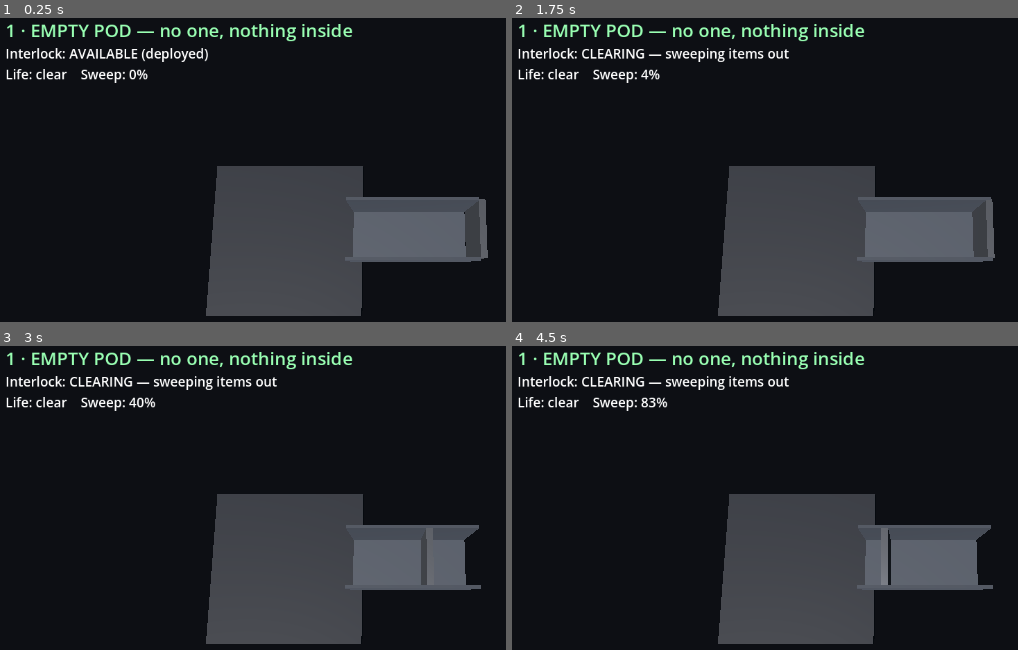
Above: before the commit, frames 1-4 (two rows, left to right).
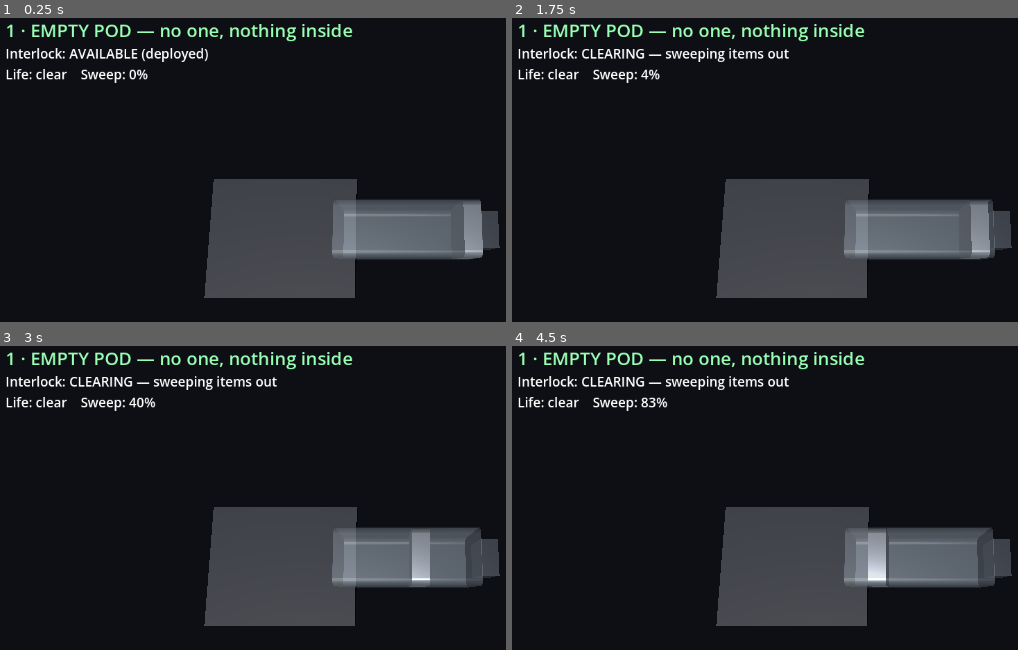
Above: after the commit, the same moments.

Repository: StrayEddy/HiveCell
Game: Godot game, scene res://physics_demo.tscn
Two runs of this game, one before a commit and one after it. Both use one fixed random seed, a clock stepped at 60 frames per second and the inputs below.
Inputs:
- Up to frame 1 (0.25 s): no input
- Up to frame 2 (1.75 s): tap Enter at 0.5 s; tap Space at 0.77, 1.25, 1.52 s
- Up to frame 3 (3 s): no input
- Up to frame 4 (4.5 s): tap Space at 3.02, 3.77 s

The runs differ from the first frame. In frame 1, 6.2% of the frame differs, in the area x 40-99%, y 48-99%; in frame 2, 6.3%; in frame 3, 6.7%; in frame 4, 6.8%.

Commit message:
Physics demo: use the real CAD meshes instead of primitive stand-ins
The demo now renders and collides against the actual FreeCAD-exported
geometry (CapsuleShell + Piston) — the same meshes the digital twin uses —
so it is to scale and shape-accurate:

- Shell: StaticBody3D with concave (trimesh) collision from CapsuleShell.obj,
  drawn semi-transparent so the interior reads from the top-down camera.
- Piston: AnimatableBody3D with convex-hull collision from Piston.obj,
  retracting -X by `stroke` (from the manifest) exactly like the twin.
- Bore dimensions (floor, width, mouth, cavity extent) derived from the
  shell mesh AABB, so this stays in sync if the CAD is re-exported.
- Items scatter across the real ~1m bore; ejection verified 10/10 for the
  "lots" scenario, person-inside holds the piston at 0%, intrusion reverses
  at 45%. Interlock self-test still green.

Co-Authored-By: Claude Opus 4.8 <noreply@anthropic.com>

Diff:
--- a/godot/physics_demo.gd
+++ b/godot/physics_demo.gd
@@ -1,36 +1,41 @@
 extends Node3D
-## HiveCell physics scenario show.
-## The SAME safety logic as the twin (safety_interlock.gd) drives a real physics
-## sweep: an AnimatableBody3D piston pushes RigidBody3D contents out the mouth --
-## but ONLY when life-detection proves the pod empty. Plays through a set of
-## scenarios on loop so you can watch the interlock behave when you run the scene.
+## HiveCell physics scenario show (CAD-accurate).
+## Renders and collides against the ACTUAL FreeCAD-exported meshes
+## (models/CapsuleShell.obj, Piston.obj) — the same geometry the digital twin
+## uses — driven by the same safety_interlock. The piston plug physically sweeps
+## loose RigidBody items out the mouth, but ONLY when life-detection proves the
+## pod empty; a living thing present => no motion.
 ##
-## Coordinate frame (meters, Y up): the mouth (public opening) is at x = 0; the
-## cavity runs +X into the wall to x = CAVITY_LEN. Deployed piston sits deep;
-## clearing advances it toward x = 0, sweeping anything loose out the mouth where
-## it drops onto the exterior floor. A living thing present => piston never moves.
-
-const CAVITY_LEN := 2.0
-const BORE_W := 0.9        ## cavity width  (Z)
-const BORE_H := 0.9        ## cavity height (Y)
-const PLATE_TH := 0.1      ## piston plate thickness (X)
+## Frame (from the exported meshes, meters, Y-up): the bore runs along X, mouth
+## (public opening) at the shell's min-x (= 0); the cavity extends +X to the
+## deployed piston face; the piston retracts -X by `stroke` to sit flush at the
+## mouth. Gravity settles items on the bore's inner floor; ejected items drop
+## onto an exterior floor just outside the mouth. Bore dims are read from the
+## shell mesh AABB, so this stays in sync if the CAD changes and is re-exported.
+
+const MODELS := "res://models/"
 
 var il := SafetyInterlock.new()
 
+var stroke := 2.2          ## piston travel, from manifest
+var floor_y := -0.5        ## inner-bore floor Y, from the shell mesh
+var half_w := 0.4          ## usable half-width (Z) inside the bore
+var mouth_x := 0.0         ## public opening, shell min-x
+var cavity_x0 := 0.15      ## just inside the mouth
+var cavity_x1 := 2.0       ## just in front of the deployed piston face
+
 var piston: AnimatableBody3D
-var spawned: Array[Node] = []      ## contents + person, cleared between scenarios
+var spawned: Array[Node] = []
 var person: Node3D = null
 var title_label: Label
 var status_label: Label
 
-## title, number of loose items, someone inside, and whether someone intrudes
-## mid-sweep. Order matches the request + one bonus safety case at the end.
 var scenarios := [
-	{"title": "1 · EMPTY POD — no one, nothing inside", "things": 0, "person": false, "intrude": false},
-	{"title": "2 · ONE ITEM LEFT — no one inside",       "things": 1, "person": false, "intrude": false},
-	{"title": "3 · LOTS OF STUFF — no one inside",        "things": 7, "person": false, "intrude": false},
-	{"title": "4 · SOMEONE INSIDE — motion LOCKED",       "things": 0, "person": true,  "intrude": false},
-	{"title": "5 · INTRUSION MID-SWEEP — stop & reverse", "things": 2, "person": false, "intrude": true},
+	{"title": "1 · EMPTY POD — no one, nothing inside", "things": 0,  "person": false, "intrude": false},
+	{"title": "2 · ONE ITEM LEFT — no one inside",       "things": 1,  "person": false, "intrude": false},
+	{"title": "3 · LOTS OF STUFF — no one inside",        "things": 10, "person": false, "intrude": false},
+	{"title": "4 · SOMEONE INSIDE — motion LOCKED",       "things": 0,  "person": true,  "intrude": false},
+	{"title": "5 · INTRUSION MID-SWEEP — stop & reverse", "things": 2,  "person": false, "intrude": true},
 ]
 var scn := -1
 var scn_time := 0.0
@@ -40,6 +45,7 @@
 
 func _ready() -> void:
 	randomize()   # different item layout every run
+	_load_manifest()
 	il.demo_seconds = 3.5
 	il.hold_seconds = 1.0
 	il.life_check_seconds = 0.6
@@ -47,12 +53,24 @@
 	_start_scenario(0)
 
 
-# --- world -------------------------------------------------------------------
-func _mat(c: Color, rough := 0.7, metal := 0.0) -> StandardMaterial3D:
+func _load_manifest() -> void:
+	var f := FileAccess.open(MODELS + "hivecell.json", FileAccess.READ)
+	if f == null:
+		return
+	var d = JSON.parse_string(f.get_as_text())
+	if d is Dictionary:
+		stroke = float(d.get("stroke_m", stroke))
+
+
+# --- helpers -----------------------------------------------------------------
+func _mat(c: Color, rough := 0.7, metal := 0.0, alpha := 1.0) -> StandardMaterial3D:
 	var m := StandardMaterial3D.new()
-	m.albedo_color = c
+	m.albedo_color = Color(c.r, c.g, c.b, alpha)
 	m.roughness = rough
 	m.metallic = metal
+	if alpha < 1.0:
+		m.transparency = BaseMaterial3D.TRANSPARENCY_ALPHA
+		m.cull_mode = BaseMaterial3D.CULL_DISABLED
 	return m
 
 
@@ -77,31 +95,56 @@
 	add_child(body)
 
 
+# --- world (real CAD meshes) -------------------------------------------------
 func _build_world() -> void:
-	# Cavity floor + side walls (open at the mouth, x = 0, and at the top).
-	_static_box(Vector3(CAVITY_LEN, 0.1, BORE_W), Vector3(CAVITY_LEN * 0.5, -0.05, 0.0),
-		_mat(Color(0.32, 0.34, 0.38)))
-	_static_box(Vector3(CAVITY_LEN, BORE_H, 0.05), Vector3(CAVITY_LEN * 0.5, BORE_H * 0.5, BORE_W * 0.5),
-		_mat(Color(0.28, 0.30, 0.34)))
-	_static_box(Vector3(CAVITY_LEN, BORE_H, 0.05), Vector3(CAVITY_LEN * 0.5, BORE_H * 0.5, -BORE_W * 0.5),
-		_mat(Color(0.28, 0.30, 0.34)))
-	# Exterior floor just below the mouth so ejected items drop out and tumble.
-	_static_box(Vector3(3.0, 0.2, 3.0), Vector3(-1.4, -0.7, 0.0), _mat(Color(0.18, 0.19, 0.22)))
-
-	# Piston plate: kinematic, pushes RigidBodies. sync_to_physics is on by default.
+	var shell_mesh: Mesh = load(MODELS + "CapsuleShell.obj")
+	var aabb := shell_mesh.get_aabb()
+	var wall := 0.012          # ~6mm sleeve, both surfaces
+	mouth_x = aabb.position.x
+	floor_y = aabb.position.y + wall
+	half_w = aabb.size.z * 0.5 - wall
+	cavity_x0 = mouth_x + 0.2
+	cavity_x1 = stroke - 0.25  # keep items in front of the deployed piston face
+
+	# Shell: static body, concave (trimesh) collision from the real mesh, drawn
+	# semi-transparent so the interior reads from the near top-down camera.
+	var shell_body := StaticBody3D.new()
+	var smi := MeshInstance3D.new()
+	smi.mesh = shell_mesh
+	smi.material_override = _mat(Color(0.70, 0.75, 0.80), 0.35, 0.6, 0.20)
+	shell_body.add_child(smi)
+	var scs := CollisionShape3D.new()
+	scs.shape = shell_mesh.create_trimesh_shape()
+	shell_body.add_child(scs)
+	add_child(shell_body)
+
+	# Chain magazine: decorative only (behind the shell).
+	var mag := MeshInstance3D.new()
+	mag.mesh = load(MODELS + "ChainMagazine.obj")
+	mag.material_override = _mat(Color(0.30, 0.32, 0.36), 0.5, 0.8)
+	add_child(mag)
+
+	# Piston: animatable body, real mesh + convex hull collision (the plug is
+	# convex). sync_to_physics is on by default, so it pushes RigidBodies.
+	var piston_mesh: Mesh = load(MODELS + "Piston.obj")
 	piston = AnimatableBody3D.new()
+	var pmi := MeshInstance3D.new()
+	pmi.mesh = piston_mesh
+	pmi.material_override = _mat(Color(0.85, 0.87, 0.92), 0.3, 0.9)
+	piston.add_child(pmi)
 	var pcs := CollisionShape3D.new()
-	var pshape := BoxShape3D.new()
-	pshape.size = Vector3(PLATE_TH, BORE_H - 0.02, BORE_W - 0.02)
-	pcs.shape = pshape
+	pcs.shape = piston_mesh.create_convex_shape()
 	piston.add_child(pcs)
-	piston.add_child(_box_mesh_inst(pshape.size, _mat(Color(0.85, 0.87, 0.92), 0.3, 0.9)))
 	add_child(piston)
 	_place_piston()
 
+	# Exterior floor just outside/below the mouth to catch ejected items.
+	_static_box(Vector3(3.2, 0.2, 2.6), Vector3(mouth_x - 1.4, floor_y - 0.5, 0.0),
+		_mat(Color(0.16, 0.17, 0.20)))
+
 	# Lights + environment.
 	var sun := DirectionalLight3D.new()
-	sun.rotation_degrees = Vector3(-52, -38, 0)
+	sun.rotation_degrees = Vector3(-62, -28, 0)
 	sun.light_energy = 1.25
 	add_child(sun)
 	var world := WorldEnvironment.new()
@@ -110,19 +153,16 @@
 	env.background_color = Color(0.05, 0.06, 0.08)
 	env.ambient_light_source = Environment.AMBIENT_SOURCE_COLOR
 	env.ambient_light_color = Color(0.42, 0.47, 0.52)
-	env.ambient_light_energy = 0.55
+	env.ambient_light_energy = 0.6
 	world.environment = env
 	add_child(world)
 
+	# Near top-down camera looking into the bore (shell is see-through). +X (bore
+	# depth) reads left->right; -Z is screen-up since we look near-straight-down.
 	var cam := Camera3D.new()
-	# Near top-down: look almost straight into the open-top pod so the contents
-	# and the sweep read like a plan view. Small +Z offset keeps a slight tilt
-	# (and a valid up vector) and still catches the mouth ejection at x<0.
-	cam.position = Vector3(0.7, 5.2, 0.6)
+	cam.position = Vector3(1.0, 5.4, 0.7)
 	add_child(cam)
-	# Looking near-straight-down, so use -Z as "up" on screen (Vector3.UP would be
-	# parallel to the view direction and is invalid). +X (pod depth) reads L->R.
-	cam.look_at(Vector3(0.7, 0.0, -0.05), Vector3(0, 0, -1))
+	cam.look_at(Vector3(1.0, floor_y, -0.05), Vector3(0, 0, -1))
 	cam.current = true
 
 	var canvas := CanvasLayer.new()
@@ -154,11 +194,11 @@
 
 
 func _spawn_person(pos: Vector3) -> void:
-	# Purely visual -- the interlock, not physics, is what protects them.
+	# Purely visual — the interlock, not physics, is what protects them.
 	var node := Node3D.new()
 	var cap := CapsuleMesh.new()
-	cap.radius = 0.18
-	cap.height = 0.95
+	cap.radius = 0.26
+	cap.height = 1.5
 	var mi := MeshInstance3D.new()
 	mi.mesh = cap
 	mi.material_override = _mat(Color(0.90, 0.45, 0.40), 0.6)
@@ -198,37 +238,34 @@
 
 	var n: int = s["things"]
 	for k in n:
-		# Random scatter: position, size, drop height, spin, colour all vary so no
-		# two runs clear the same way (some tumble out clean, some snag or roll).
-		var x := randf_range(0.4, CAVITY_LEN - 0.35)
-		var z := randf_range(-0.28, 0.28)
-		var sz := Vector3(randf_range(0.13, 0.26), randf_range(0.12, 0.24), randf_range(0.13, 0.26))
-		var drop := randf_range(0.0, 0.5)             # falls in and settles differently
+		# Random scatter across the real bore: position, size, drop, spin, colour
+		# all vary so no two runs clear the same way.
+		var x := randf_range(cavity_x0, cavity_x1)
+		var z := randf_range(-half_w * 0.8, half_w * 0.8)
+		var sz := Vector3(randf_range(0.14, 0.30), randf_range(0.12, 0.26), randf_range(0.14, 0.30))
+		var drop := randf_range(0.0, 0.5)
 		var rot := Vector3(0.0, randf_range(-180.0, 180.0), 0.0)
 		var col := Color.from_hsv(randf(), randf_range(0.45, 0.72), randf_range(0.8, 0.95))
-		_spawn_item(Vector3(x, sz.y * 0.5 + 0.02 + drop, z), sz, col, randf_range(0.7, 1.4), rot)
+		_spawn_item(Vector3(x, floor_y + sz.y * 0.5 + 0.03 + drop, z), sz, col, randf_range(0.7, 1.4), rot)
 
 	if s["person"]:
-		_spawn_person(Vector3(1.0, 0.32, 0.0))
+		_spawn_person(Vector3(stroke * 0.5, floor_y + 0.28, 0.0))
 
 	_place_piston()
 
 
 func _place_piston() -> void:
-	# progress 0 = deployed (deep); 1 = flush at the mouth. Front face sweeps -X.
-	var x: float = CAVITY_LEN * (1.0 - il.progress)
-	piston.position = Vector3(x + PLATE_TH * 0.5, BORE_H * 0.5, 0.0)
+	# Deployed (progress 0) = piston at its natural pose (face at x = stroke);
+	# flush (progress 1) = retracted -stroke so the face sits at the mouth.
+	piston.position = Vector3(-il.progress * stroke, 0.0, 0.0)
 
 
 func _scenario_done() -> bool:
 	var s = scenarios[scn]
 	if s["person"]:
-		# It will park in BLOCKED_OCCUPIED and never move: show it, then advance.
 		return il.state == SafetyInterlock.State.BLOCKED_OCCUPIED and scn_time > 3.5
 	if s["intrude"]:
-		# Done once it has reversed back out after the intrusion.
 		return intruded and il.progress <= 0.02 and scn_time > 1.0
-	# Normal clear: it moved and returned to AVAILABLE, held a beat.
 	return saw_motion and il.state == SafetyInterlock.State.AVAILABLE and scn_time > 1.0
 
 
@@ -240,7 +277,7 @@
 			and il.state == SafetyInterlock.State.CLEARING and il.progress > 0.45:
 		il.occupant_alive = true
 		intruded = true
-		_spawn_person(Vector3(0.25, 0.32, 0.0))
+		_spawn_person(Vector3(mouth_x + 0.35, floor_y + 0.28, 0.0))
 
 	il.step(delta)
 	if il.state == SafetyInterlock.State.CLEARING or il.state == SafetyInterlock.State.REDEPLOY:
